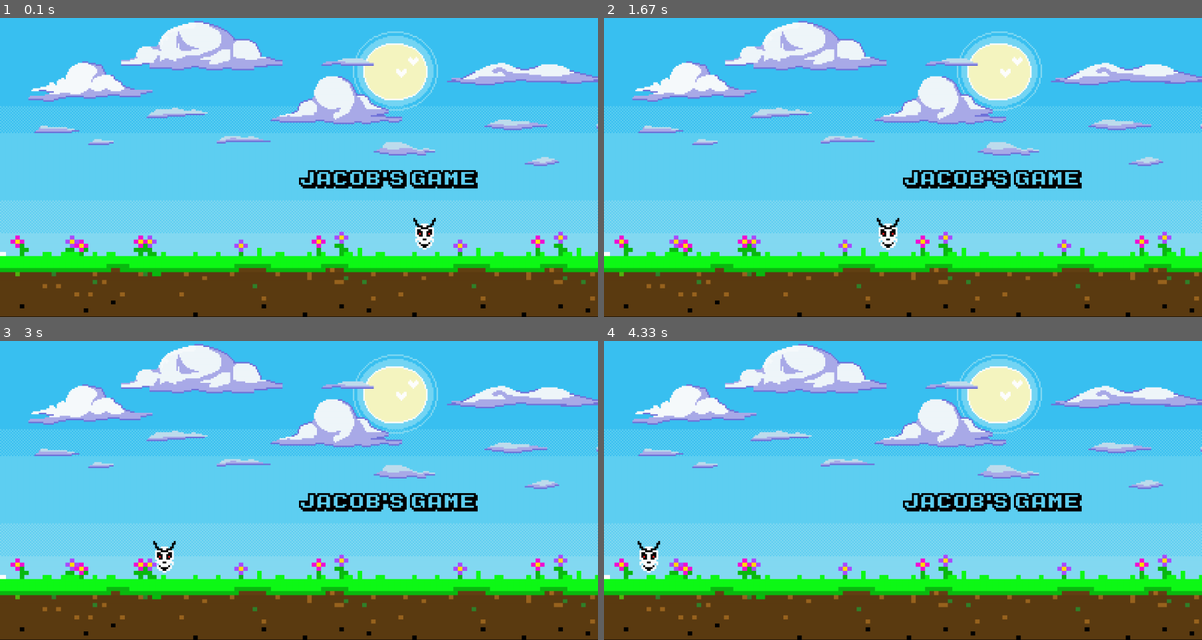
Above: before the commit, frames 1-4 (two rows, left to right).
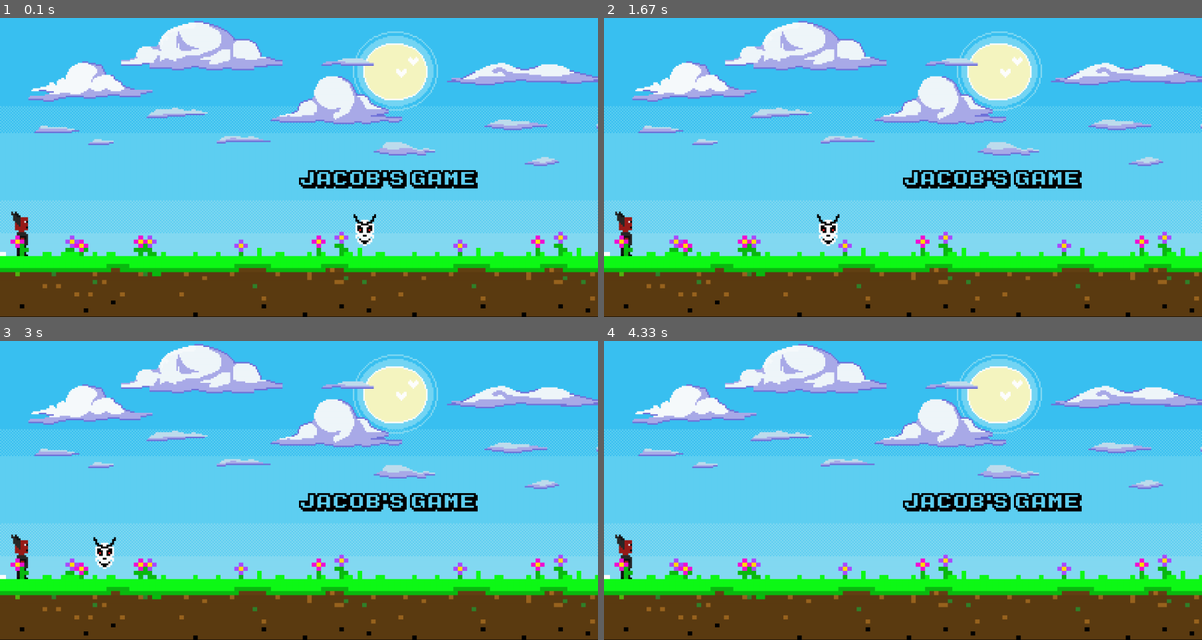
Above: after the commit, the same moments.

Repository: Jacobdye99/Pygame-Learning
Game: pygame game, started from main.py
Same seed, same stepped clock (60 frames per second), same inputs: the game is played once before the commit and once after it.
Inputs:
- Up to frame 1 (0.1 s): no input
- Up to frame 2 (1.67 s): no input
- Up to frame 3 (3 s): no input
- Up to frame 4 (4.33 s): no input

The runs differ from the first frame. In frame 1, 0.7% of the frame differs, in the area x 1-73%, y 64-80%; in frame 2, 0.8%, in the area x 1-50%, y 64-80%; in frame 3, 0.8%; in frame 4, 0.5%.

Commit message:
Added a bunch of rects

Diff:
--- a/main.py
+++ b/main.py
@@ -8,12 +8,16 @@
 clock = pygame.time.Clock()
 test_font = pygame.font.Font("Assets/Fonts/ka1.ttf", 50)
 
-sky_surface = pygame.image.load('Assets/Sky2.png')
-ground_surface = pygame.image.load("Assets/Ground2.png")
+sky_surface = pygame.image.load('Assets/Sky2.png').convert_alpha()
+ground_surface = pygame.image.load("Assets/Ground2.png").convert_alpha()
 text_surface = test_font.render("Jacob's Game", False, "Black")
 
-skull_surface = pygame.image.load("Assets/Characters/SkullBoy(2).png")
-skull_x_position = 1000
+skull_surface = pygame.image.load("Assets/Characters/SkullBoy(2).png").convert_alpha()
+skull_rect = skull_surface.get_rect(midbottom = (1000, 730))
+
+
+player_surf = pygame.image.load("Assets/Characters/Idle.png").convert_alpha()
+player_rect = player_surf.get_rect(midbottom = (50, 738))
 
 ground = pygame.transform.scale(ground_surface, (1650, 250))
 
@@ -25,11 +29,18 @@
             exit()
 
     screen.blit(sky_surface, (0,0))
-    skull_x_position -= 4
-    if skull_x_position < -200: skull_x_position = 1650
-    screen.blit(skull_surface, (skull_x_position,420))
+
+
+    skull_rect.left -= 4
+    if skull_rect.right < 0: skull_rect.left = 1600
+    screen.blit(skull_surface, skull_rect)
+    screen.blit(player_surf, player_rect)
+
+
     screen.blit(ground, (-10,570))
     screen.blit(text_surface, (800,400))
 
+    print(player_rect.colliderect(skull_rect))
+
     pygame.display.update()
     clock.tick(60)
